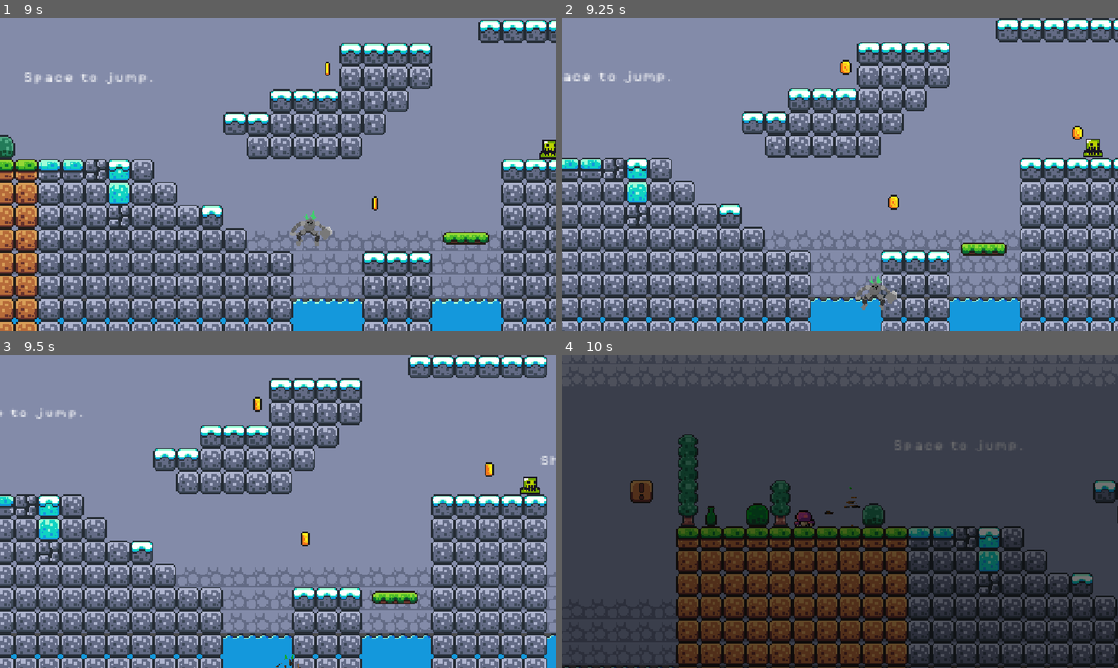
Above: before the commit, frames 1-4 (two rows, left to right).
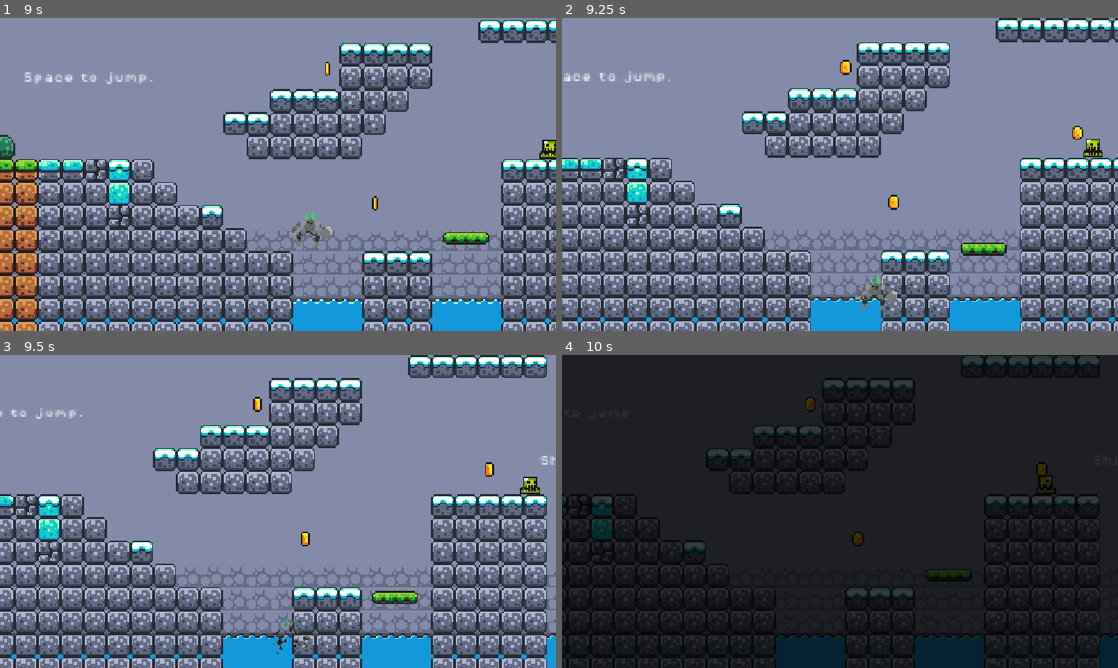
Above: after the commit, the same moments.

Repository: jrhagerty/first-game
Game: Godot game, scene res://scenes/splash_screen.tscn
Same seed, same stepped clock (60 frames per second), same inputs: the game is played once before the commit and once after it. Video files are missing from this copy of the repository; at most half a second of black plays in their place.
Inputs (mouse positions are in pixels of both pictures, inside the frame that each line leads up to):
- Up to frame 1 (9 s): tap Enter at 0.5 s; move the mouse to (400, 158) at 0.52 s; hold D (move_right) 0.53-1.25 s; tap Shift (dash) at 0.6, 2.1, 2.85, 3.6, 4.35, 5.1, 5.85, 6.6, 7.35, 8.1, 8.85 s; tap Space (Jump) at 0.77, 2.27, 3.77, 4.52, 5.27, 6.77, 7.52, 8.27 s; click "Start Game" at 1.25 s; move the mouse to (166, 190) at 2.02 s; hold D (move_right) 2.03-2.78 s; move the mouse to (333, 105) at 2.77 s; hold A (move_left) 2.78-3.53 s; move the mouse to (250, 237) at 3.52 s; hold D (move_right) 3.53-5.03 s; move the mouse to (444, 221) at 4.27 s; move the mouse to (111, 127) at 5.02 s; hold A (move_left) 5.03-5.78 s; move the mouse to (305, 174) at 5.77 s; hold D (move_right) 5.78-6.53 s; move the mouse to (194, 96) at 6.52 s; hold A (move_left) 6.53-8.03 s; move the mouse to (400, 158) at 7.27 s; move the mouse to (166, 190) at 8.02 s; hold D (move_right) from 8.03 s (still down); move the mouse to (333, 105) at 8.77 s
- Up to frame 2 (9.25 s): keep holding D (move_right)
- Up to frame 3 (9.5 s): keep holding D (move_right)
- Up to frame 4 (10 s): keep holding D (move_right); move the mouse to (812, 574) at 9.52 s; tap Shift (dash) at 9.6 s; tap Space (Jump) at 9.77 s

Frames 1-2 are identical in both runs. In frame 3, 0.1% of the frame differs, in the area x 48-56%, y 84-100%; in frame 4, 87%, in the area x 0-100%, y 0-100%.

Commit message:
kill fix

Diff:
--- a/scenes/game.tscn
+++ b/scenes/game.tscn
@@ -310,7 +310,7 @@
 position = Vector2(0, -33)
 
 [node name="CollisionShape2D" type="CollisionShape2D" parent="Killzone" unique_id=1223505764]
-position = Vector2(50, 162)
+position = Vector2(50, 141)
 shape = SubResource("WorldBoundaryShape2D_pqj25")
 
 [node name="Coins" type="Node" parent="." unique_id=2080440392]
--- a/scripts/killzone.gd
+++ b/scripts/killzone.gd
@@ -19,7 +19,7 @@
 	death_sound.play()
 	body.set_physics_process(false)
 	body.get_node("CollisionShape2D").set_deferred("disabled", true)
-	await FX.dissolve(body.get_node("AnimatedSprite2D"), 0.3).finished
-	await get_tree().create_timer(0.15).timeout
+	await FX.dissolve(body.get_node("AnimatedSprite2D"), 0.4).finished
+	await get_tree().create_timer(0.2).timeout
 	KillZone.player_died = true
 	SceneTransition.change_scene(get_tree().current_scene.scene_file_path)
